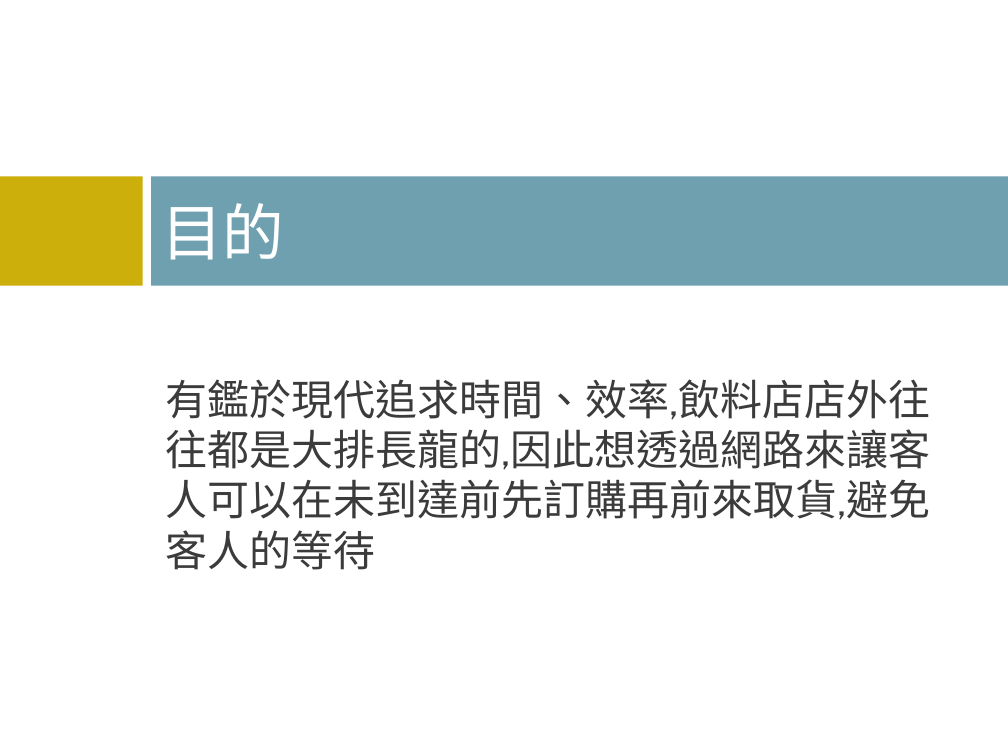
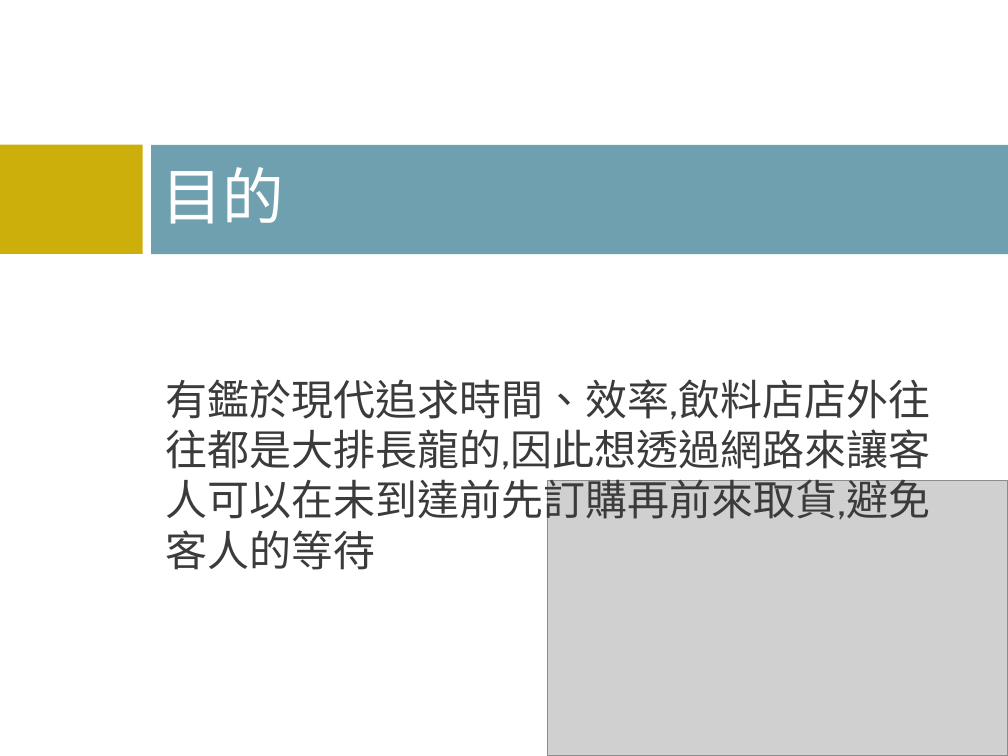
Before and after one commit to s930415/Go2Drink, a slide deck: slide 2 of 報告用簡報.pptx. Drawn at 1008x756 pixels with LibreOffice and Linux fonts; fonts in the diff are those of the drawing; grey boxes stand for pictures; background and template pictures are left out. Boxes give left, top, right and bottom in pixels: in the first picture for what was removed or moved away, otherwise in the second. Text is boxed around its words. In the diff, an @@ line names an element or a change of style, - is before the commit and + after.

```diff
--- a/報告用簡報.pptx
+++ b/報告用簡報.pptx
@@ rectangle: place and size @@
-rectangle at <box>0,176,143,285</box>
+rectangle at <box>0,145,143,254</box>
@@ title "目的": place and size @@
-title "目的" at <box>161,203,284,260</box>
+title "目的" at <box>161,167,284,224</box>
@@ rectangle: place and size @@
-rectangle at <box>151,176,1008,285</box>
+rectangle at <box>151,145,1008,254</box>
@@ picture added at <box>547,481,1008,756</box> @@
```
Also in this commit, not shown: 2 other slides changed, 6 slides added, 4 other files.
